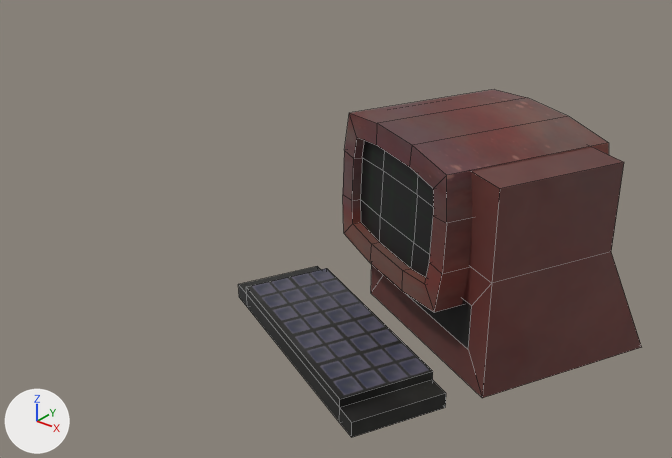
Before and after pictures for a commit that changed the OBJ model Models/Rest_Rooms/Computer.obj.
Camera for both pictures: a 50 mm lens placed at (2.92, 0.64, 2.76), pointed at (1.0, 3.04, 1.27). The lights are fixed; the arrows at lower left show +X, +Y and +Z. The first picture is the older version. Mesh edges are drawn as thin lines. Where no turn or scale is listed for an object, it has been applied to the vertices.
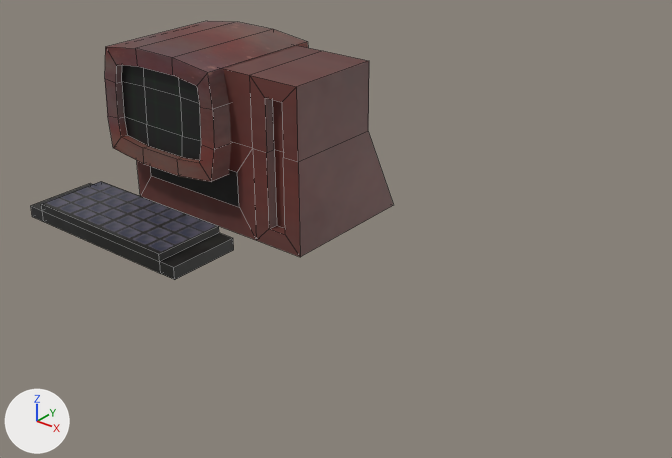
Where the change shows, as pixel boxes (x1, y1, x2, y2) in the pictures (672 x 458 px; the box of a moved part takes in the faces that stretch with it):
'Cube.001', reshaped (10% narrower, 25% shorter): before (238, 90, 642, 437); after (31, 21, 393, 280)
part 1 of me_cube_001, moved or reshaped: before (343, 90, 609, 312); after (105, 21, 308, 182)
part 2 of me_cube_001, moved or reshaped: before (238, 266, 446, 437); after (31, 181, 234, 280)
part 3 of me_cube_001, added (brown): after (137, 46, 393, 257)
part 4 of me_cube_001, deleted (brown): before (371, 147, 642, 398)

Diff of the bpy script that builds the scene:
```diff
--- a/Models/Rest_Rooms/Computer.obj.py
+++ b/Models/Rest_Rooms/Computer.obj.py
@@ me_cube_001 @@
 # used by ob_cube_001; location = (0.0, 0.0, 0.0)
-me_cube_001.from_pydata(...)  # 92 vertices, 86 faces; spans x 0.827..2.084, y 2.33..3.614, z 1.056..1.776
+me_cube_001.from_pydata(...)  # 110 vertices, 104 faces; spans x -0.337..0.78, y 2.647..3.729, z 1.056..1.776
+# me_cube_001 part 1: the loose piece of 56 vertices spanning x 1.087..1.922, y 2.703..3.514, z 1.286..1.776 is turned 25 degrees about the z axis through its middle, then moved by (-1.397, 0.191, 0.0)
+# me_cube_001 part 2: the loose piece of 20 vertices spanning x 0.827..1.763, y 2.33..2.989, z 1.068..1.151 is turned 25 degrees about the z axis through its middle, then moved by (-1.188, 0.144, 0.0)
+# me_cube_001 part 3: a new loose piece of 34 vertices spanning x -0.168..0.78, y 3.096..3.729, z 1.056..1.749
+# me_cube_001 part 4: the loose piece of 16 vertices spanning x 1.169..2.084, y 2.739..3.614, z 1.056..1.749 is deleted
 me_cube_001.materials.append(mat_material_001)
```
